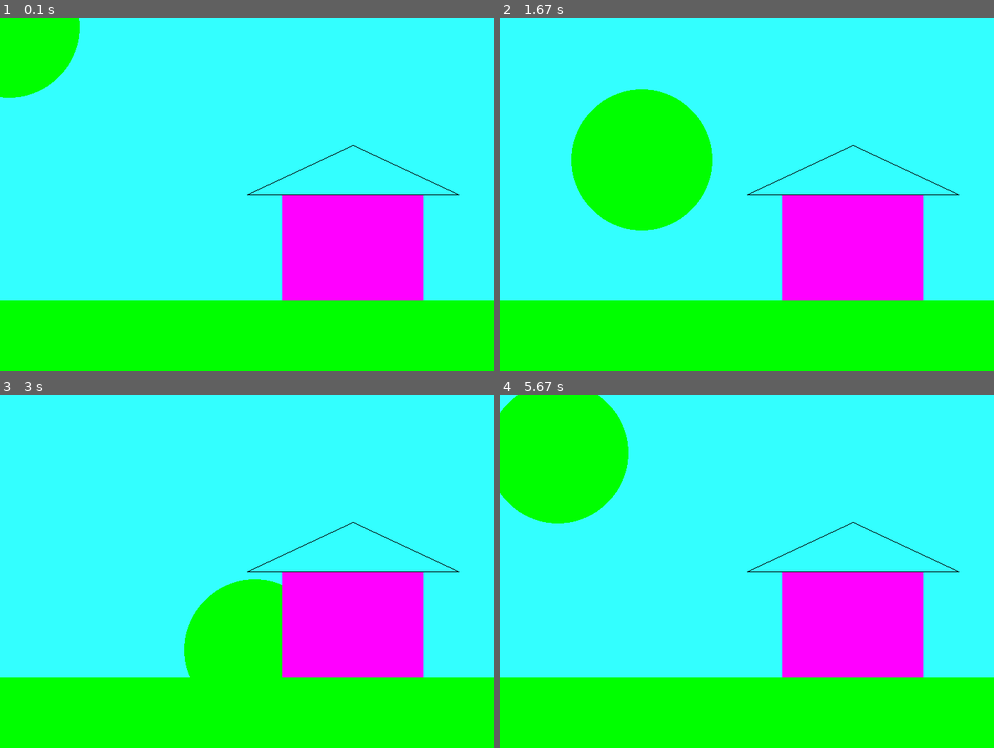
Above: before the commit, frames 1-4 (two rows, left to right).
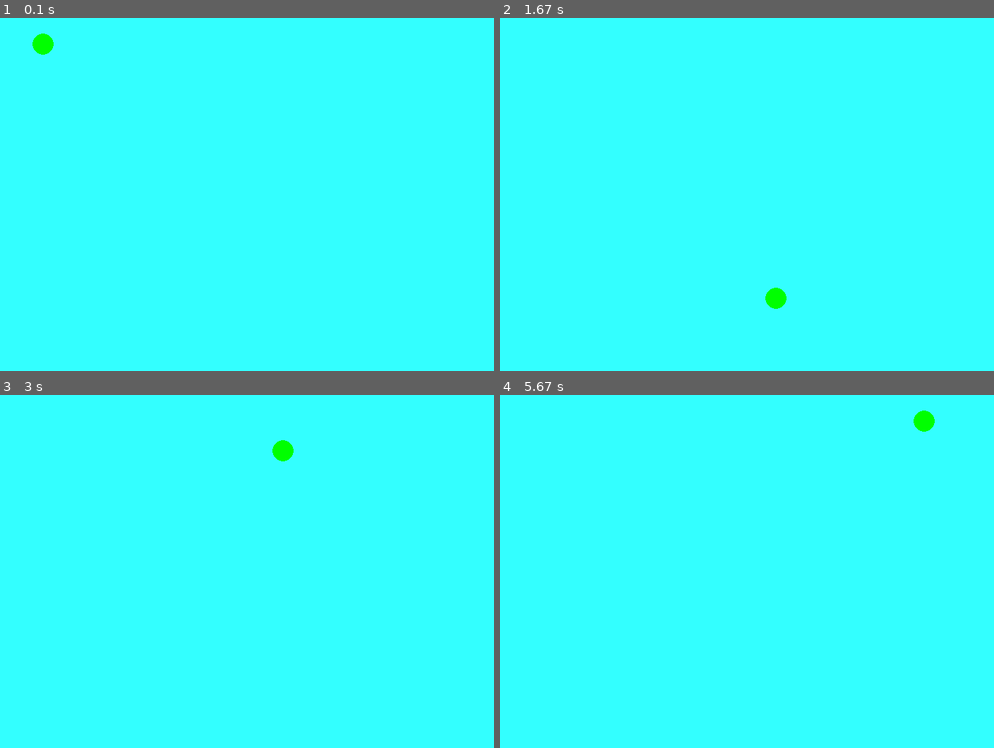
Above: after the commit, the same moments.

Repository: BirdcageEnjoyer/CuiD-python-classwork
Game: pygame game, started from programming/pygame/pong1.py
Two runs of this game, one before a commit and one after it. Both use one fixed random seed, a clock stepped at 60 frames per second and the inputs below.
Inputs:
- Up to frame 1 (0.1 s): no input
- Up to frame 2 (1.67 s): no input
- Up to frame 3 (3 s): no input
- Up to frame 4 (5.67 s): no input

The runs differ from the first frame. In frame 1, 32% of the frame differs, in the area x 0-100%, y 0-100%; in frame 2, 38%, in the area x 0-100%, y 20-100%; in frame 3, 34%; in frame 4, 37%.

Commit message:
pong updates 1, 2

Diff:
--- a/programming/pygame/test.py
+++ b/programming/pygame/pong1.py
@@ -1,3 +1,5 @@
+
+#UPDATE 1 - added bouncing ball
 
 
 
@@ -24,10 +26,9 @@
 
 # Set the width and height of the screen [width, height]
 size = (700, 500)
-canvas_size = (32*700, 32*500)
-gravity = 1
-initialYVel = -100
-initialXVel = -110
+velocityX = 5
+velocityY = 3
+
 screen = pygame.display.set_mode(size)
 
 pygame.display.set_caption("My Game")
@@ -47,14 +48,13 @@
 
     # --- Game logic should go here
 
+    x += velocityX
+    y += velocityY
 
-
-    x+=1
-    y+=1
-    if x >= 600 and y >= 400:
-        x = 1
-        y = 1
-
+    if x < 0 or x + velocityX > 700:
+        velocityX *= -1
+    if y < 0 or y + velocityY > 500:
+        velocityY *= -1
 
     # --- Screen-clearing code goes here
 
@@ -66,12 +66,7 @@
     screen.fill(TEAL)
 
     # --- Drawing code should go here
-    pygame.draw.circle(screen, (0, 255, 0), [x, y], 100)
-    pygame.draw.rect(screen, (0, 255, 0), [0, 400, 700, 100])
-    pygame.draw.rect(screen, (255, 0, 255), [400, 250, 200, 150])
-    pygame.draw.line(screen, (0, 0, 0), [350, 250], [500, 180])
-    pygame.draw.line(screen, (0, 0, 0), [500, 180], [650, 250])
-    pygame.draw.line(screen, (0, 0, 0), [350, 250], [650, 250])
+    circle = pygame.draw.circle(screen, (0, 255, 0), [x, y], 15)
 
 
 
--- /dev/null
+++ b/programming/pygame/pong2.py
@@ -0,0 +1,122 @@
+
+#UPDATE 2 - added moving paddles
+
+
+
+# Pygame base template for opening a window
+
+#  Sample Python/Pygame Programs
+#  Simpson College Computer Science
+#  http://programarcadegames.com/
+#  http://simpson.edu/computer-science/
+
+#  Explanation video: http://youtu.be/vRB_983kUMc
+
+
+import pygame
+# Define some colors
+BLACK = (0, 0, 0)
+WHITE = (255, 255, 255)
+GREEN = (0, 255, 0)
+RED = (255, 0, 0)
+TEAL = (51, 255, 255)
+x = 1
+y = 1
+xRect1 = 0
+yRect1 = 0
+xRect2 = 0
+yRect2 = 0
+movingUpL = False
+movingDownL = False
+movingUpR = False
+movingDownR = False
+pygame.init()
+
+# Set the width and height of the screen [width, height]
+size = (700, 500)
+velocityX = 5
+velocityY = 3
+
+screen = pygame.display.set_mode(size)
+
+pygame.display.set_caption("My Game")
+
+# Loop until the user clicks the close button.
+done = False
+
+# Used to manage how fast the screen updates
+clock = pygame.time.Clock()
+
+# -------- Main Program Loop -----------
+while not done:
+    # --- Main event loop
+    for event in pygame.event.get():
+        if event.type == pygame.QUIT:
+            done = True
+        elif event.type == pygame.KEYDOWN:
+            if event.key == pygame.K_UP:
+                movingUpL = True
+            if event.key == pygame.K_DOWN:
+                movingDownL = True
+            if event.key == pygame.K_q:
+                movingUpR = True
+            if event.key == pygame.K_a:
+                movingDownR = True
+        if event.type == pygame.KEYUP:
+            if event.key == pygame.K_UP:
+                movingUpL = False
+            if event.key == pygame.K_DOWN:
+                movingDownL = False
+            if event.key == pygame.K_q:
+                movingUpR = False
+            if event.key == pygame.K_a:
+                movingDownR = False
+
+    if movingUpL == True:
+        if yRect1 > 0:
+            yRect1 -= 5
+    if movingDownL == True:
+        if yRect1 < 430:
+            yRect1 += 5
+    if movingUpR == True:
+        if yRect2 > 0:
+            yRect2 -= 5
+    if movingDownR == True:
+        if yRect2 < 430:
+            yRect2 += 5
+
+    # --- Game logic should go here
+
+    x += velocityX
+    y += velocityY
+
+    if x < 0 or x + velocityX > 700:
+        velocityX *= -1
+    if y < 0 or y + velocityY > 500:
+        velocityY *= -1
+
+
+    # --- Screen-clearing code goes here
+
+    # Here, we clear the screen to white. Don't put other drawing commands
+    # above this, or they will be erased with this command.
+
+    # If you want a background image, replace this clear with blit'ing the
+    # background image.
+    screen.fill(TEAL)
+
+    # --- Drawing code should go here
+    circle = pygame.draw.circle(screen, (0, 255, 0), [x, y], 15)
+    paddle1 = pygame.draw.rect(screen, BLACK, [10, yRect1, 10, 70])
+    paddle2 = pygame.draw.rect(screen, BLACK, [680, yRect2, 10, 70])
+
+
+
+    # --- Go ahead and update the screen with what we've drawn.
+    pygame.display.flip()
+
+    # --- Limit to 60 frames per second
+    clock.tick(90)
+
+# Close the window and quit.
+pygame.quit()
--- /dev/null
+++ b/programming/pygame/pong3.py
@@ -0,0 +1,122 @@
+
+#UPDATE 3 - added ball collision with paddle
+
+
+
+# Pygame base template for opening a window
+
+#  Sample Python/Pygame Programs
+#  Simpson College Computer Science
+#  http://programarcadegames.com/
+#  http://simpson.edu/computer-science/
+
+#  Explanation video: http://youtu.be/vRB_983kUMc
+
+
+import pygame
+# Define some colors
+BLACK = (0, 0, 0)
+WHITE = (255, 255, 255)
+GREEN = (0, 255, 0)
+RED = (255, 0, 0)
+TEAL = (51, 255, 255)
+x = 1
+y = 1
+xRect1 = 0
+yRect1 = 0
+xRect2 = 0
+yRect2 = 0
+movingUpL = False
+movingDownL = False
+movingUpR = False
+movingDownR = False
+pygame.init()
+
+# Set the width and height of the screen [width, height]
+size = (700, 500)
+velocityX = 5
+velocityY = 3
+
+screen = pygame.display.set_mode(size)
+
+pygame.display.set_caption("My Game")
+
+# Loop until the user clicks the close button.
+done = False
+
+# Used to manage how fast the screen updates
+clock = pygame.time.Clock()
+
+# -------- Main Program Loop -----------
+while not done:
+    # --- Main event loop
+    for event in pygame.event.get():
+        if event.type == pygame.QUIT:
+            done = True
+        elif event.type == pygame.KEYDOWN:
+            if event.key == pygame.K_UP:
+                movingUpL = True
+            if event.key == pygame.K_DOWN:
+                movingDownL = True
+            if event.key == pygame.K_q:
+                movingUpR = True
+            if event.key == pygame.K_a:
+                movingDownR = True
+        if event.type == pygame.KEYUP:
+            if event.key == pygame.K_UP:
+                movingUpL = False
+            if event.key == pygame.K_DOWN:
+                movingDownL = False
+            if event.key == pygame.K_q:
+                movingUpR = False
+            if event.key == pygame.K_a:
+                movingDownR = False
+
+    if movingUpL == True:
+        if yRect1 > 0:
+            yRect1 -= 5
+    if movingDownL == True:
+        if yRect1 < 430:
+            yRect1 += 5
+    if movingUpR == True:
+        if yRect2 > 0:
+            yRect2 -= 5
+    if movingDownR == True:
+        if yRect2 < 430:
+            yRect2 += 5
+
+    # --- Game logic should go here
+
+    x += velocityX
+    y += velocityY
+
+    if x < 0 or x + velocityX > 700:
+        velocityX *= -1
+    if y < 0 or y + velocityY > 500:
+        velocityY *= -1
+
+
+    # --- Screen-clearing code goes here
+
+    # Here, we clear the screen to white. Don't put other drawing commands
+    # above this, or they will be erased with this command.
+
+    # If you want a background image, replace this clear with blit'ing the
+    # background image.
+    screen.fill(TEAL)
+
+    # --- Drawing code should go here
+    circle = pygame.draw.circle(screen, (0, 255, 0), [x, y], 15)
+    paddle1 = pygame.draw.rect(screen, BLACK, [10, yRect1, 10, 70])
+    paddle2 = pygame.draw.rect(screen, BLACK, [680, yRect2, 10, 70])
+
+
+
+    # --- Go ahead and update the screen with what we've drawn.
+    pygame.display.flip()
+
+    # --- Limit to 60 frames per second
+    clock.tick(90)
+
+# Close the window and quit.
+pygame.quit()
